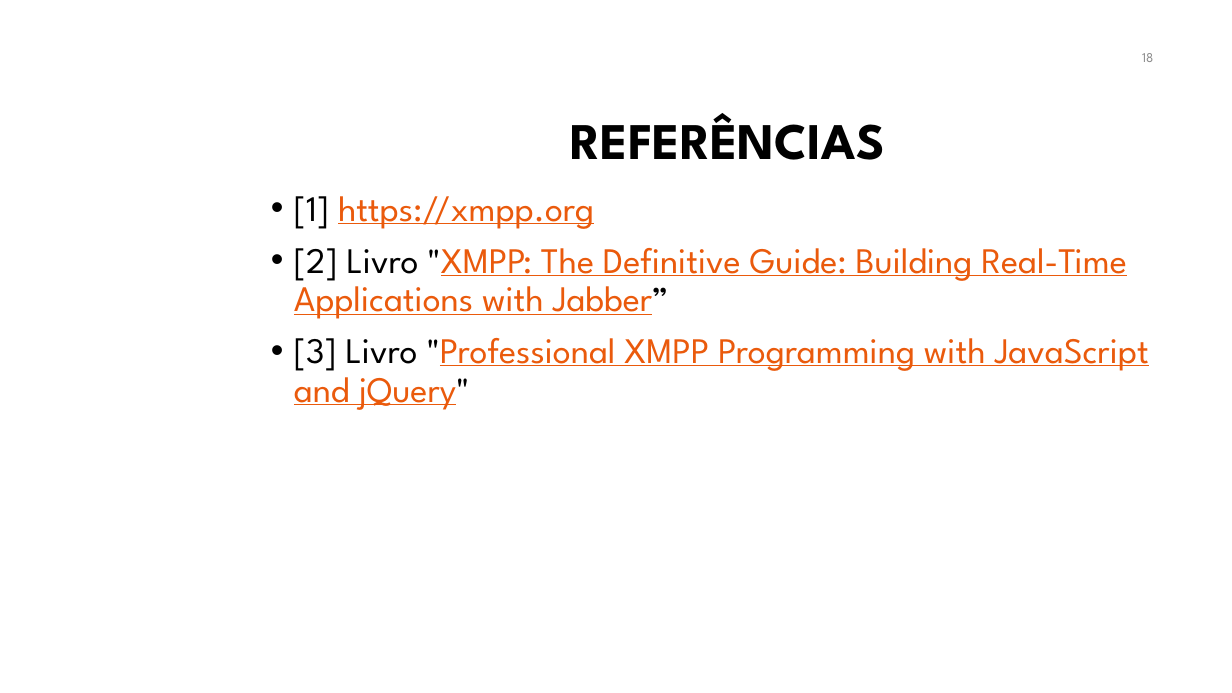
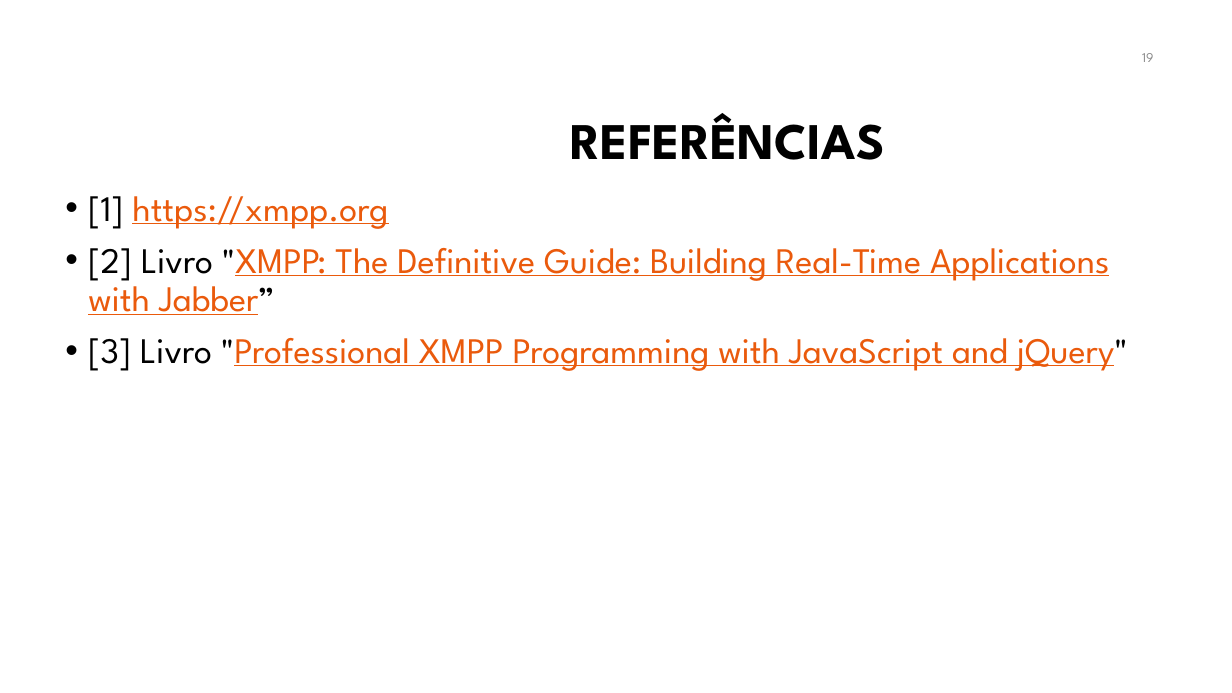
Before and after one commit to manoelcampos/sistemas-distribuidos, a slide deck: slide 19 of projects/06-xmpp-chat-client/xmpp.pptx (slide 18 before the commit). Drawn at 1232x693 pixels with LibreOffice and Linux fonts; fonts in the diff are those of the drawing; background and template pictures are left out. Boxes give left, top, right and bottom in pixels: in the first picture for what was removed or moved away, otherwise in the second. Text is boxed around its words. In the diff, an @@ line names an element or a change of style, - is before the commit and + after.

Commit message:
Atualiza slides XMPP

```diff
--- a/projects/06-xmpp-chat-client/xmpp.pptx
+++ b/projects/06-xmpp-chat-client/xmpp.pptx
@@ page number at (x1=1142, y1=53, x2=1153, y2=62): text changed @@
-18
+19
@@ text "[1] https://xmpp.org" rewrapped from (x1=294, y1=196, x2=1149, y2=410) to (x1=88, y1=196, x2=1128, y2=371) @@
```
Also in this commit, not shown: 15 other slides changed, 1 slide added, 1 other file.
